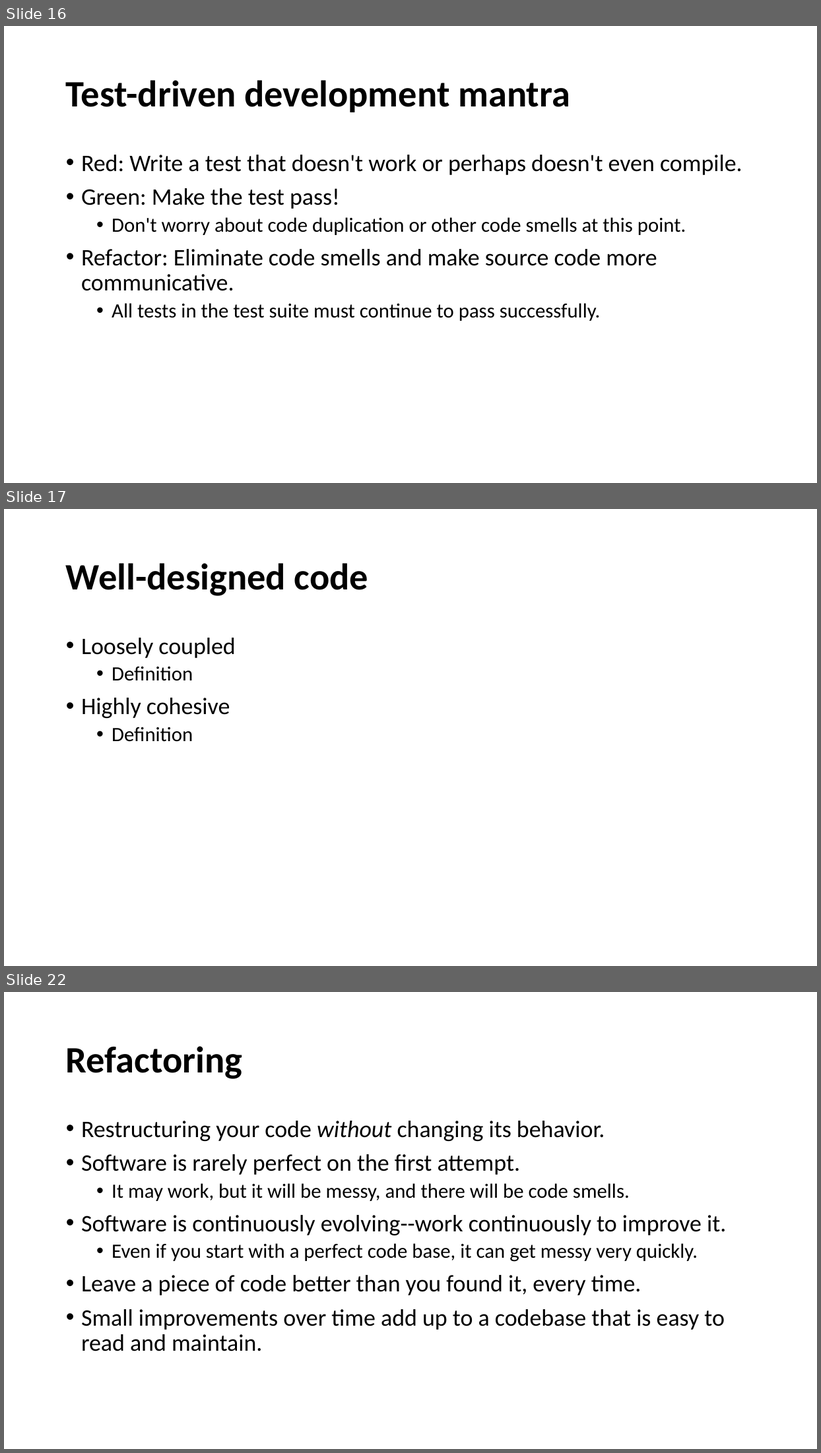
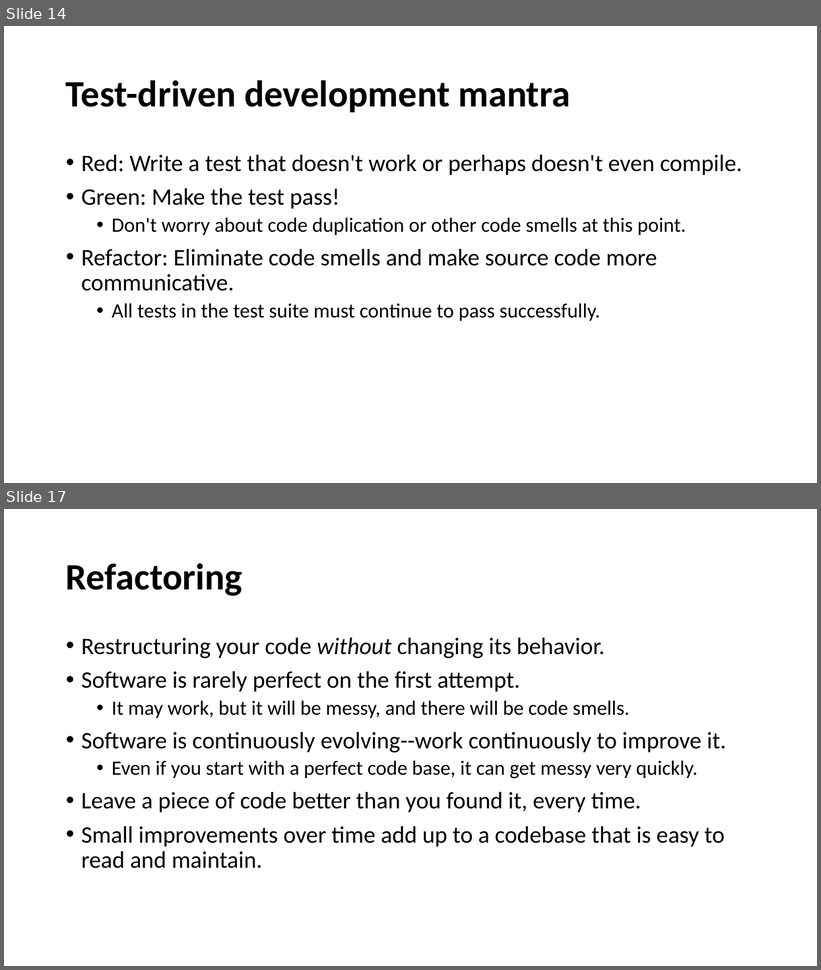
Before and after one commit to cebartling/test-driven, a slide deck: presentations/Introduction to Test-Driven Development.pptx. Shown one above the other, each under a label of ours: slides 16, 17 and 22 before the commit, slides 14 and 17 after it; the slides between them are not shown. The pictures are 821x1453 and 821x970 pixels, drawn with LibreOffice and Linux fonts; fonts in the diff are those of the drawing. Boxes give left, top, right and bottom in pixels: in the first picture for what was removed or moved away, otherwise in the second. Text is boxed around its words. In the diff, an @@ line names an element or a change of style, - is before the commit and + after.

```diff
--- a/presentations/Introduction to Test-Driven Development.pptx
+++ b/presentations/Introduction to Test-Driven Development.pptx
@@ slide 17 removed at [4, 509, 817, 966], background #FFFFFF @@
@@ title removed at [66, 563, 368, 596] @@
-Well-designed code
@@ text removed at [81, 638, 235, 742] @@
-• Loosely coupled
-  • Definition
-• Highly cohesive
-  • Definition
@@ what was slide 16 is now slide 14 @@
@@ what was slide 22 is now slide 17 @@
```
Also in this commit, not shown: 6 slides changed, 1 slide added, 9 other slides removed, 1 other file.
